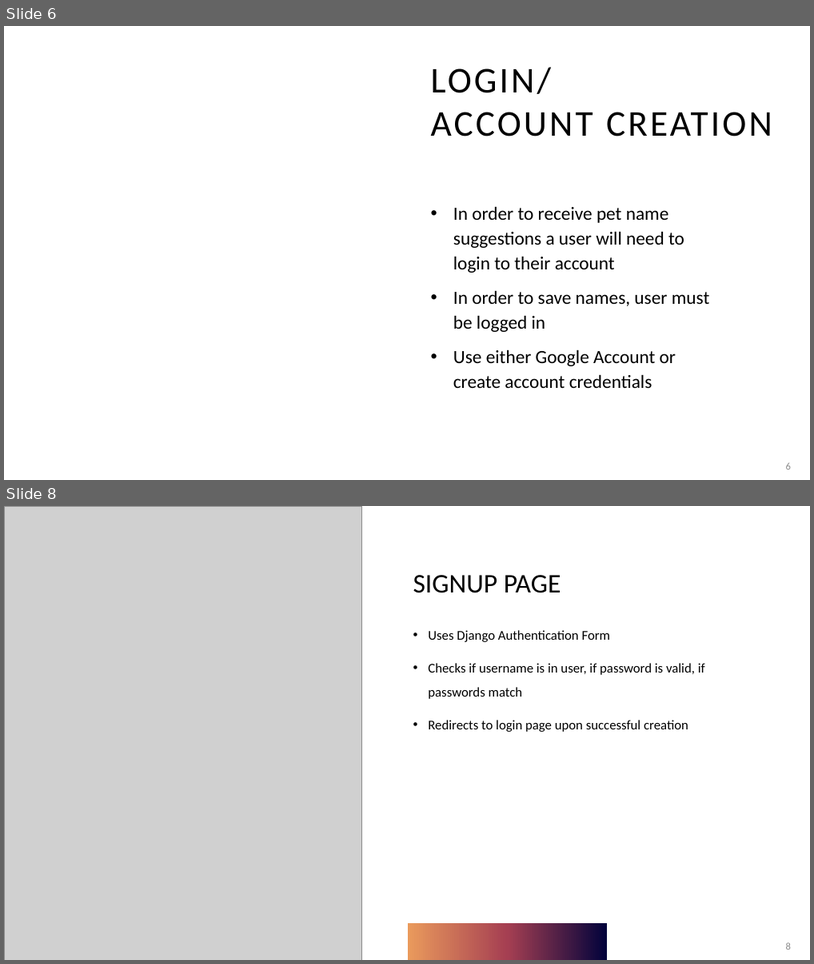
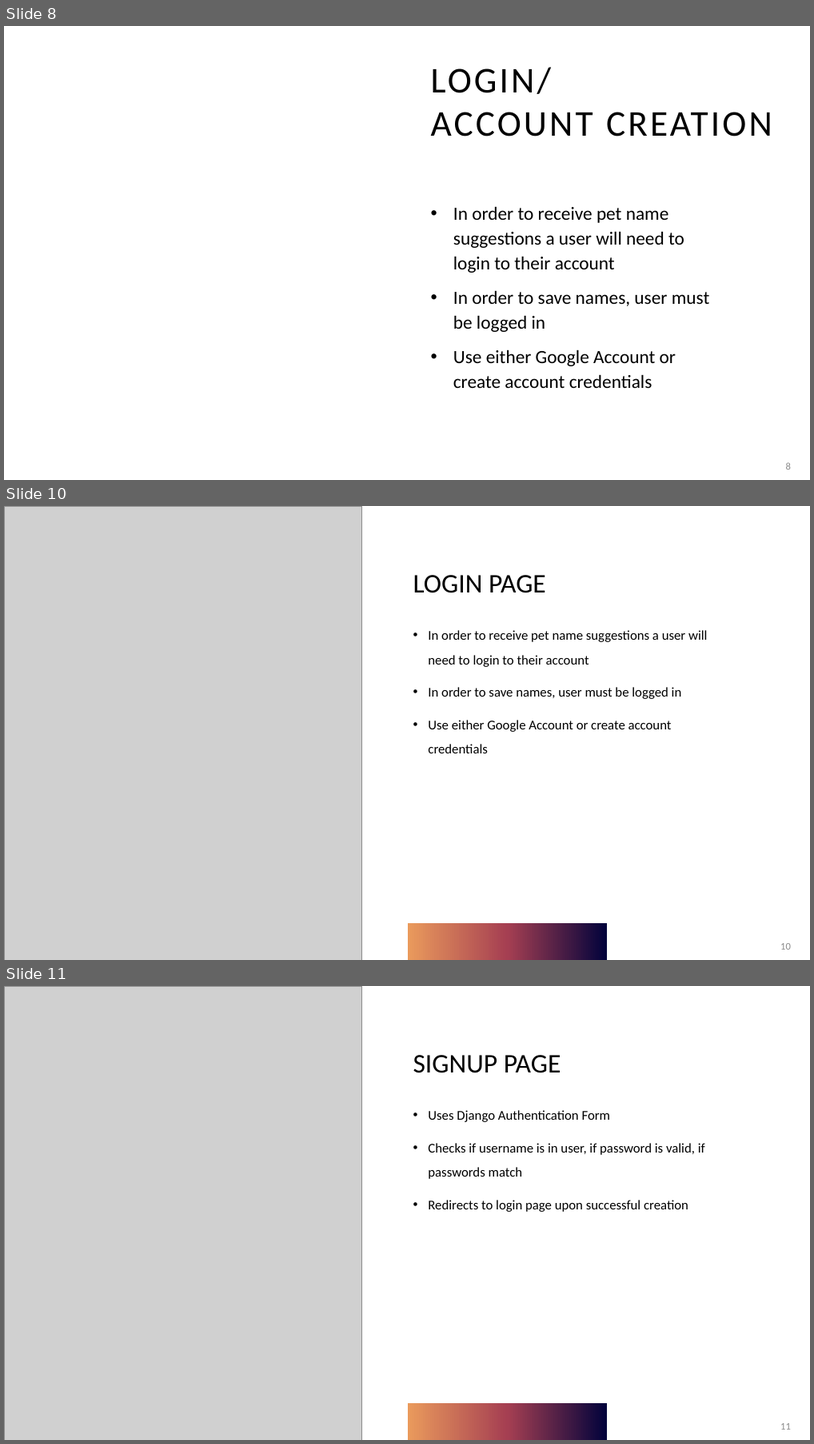
Before and after one commit to adriaonline/CPT200SP24-Team1, a slide deck: Phase 3 Docs/Phase 3 - Presentation.pptx. Shown one above the other, each under a label of ours: slides 6 and 8 before the commit, slides 8, 10 and 11 after it; the slides between them are not shown. The pictures are 814x964 and 814x1444 pixels, drawn with LibreOffice and Linux fonts; fonts in the diff are those of the drawing; grey boxes stand for pictures. Boxes give left, top, right and bottom in pixels: in the first picture for what was removed or moved away, otherwise in the second. Text is boxed around its words. In the diff, an @@ line names an element or a change of style, - is before the commit and + after.

Commit message:
Update P3 Presentation

```diff
--- a/Phase 3 Docs/Phase 3 - Presentation.pptx
+++ b/Phase 3 Docs/Phase 3 - Presentation.pptx
@@ slide 10 added at [4, 506, 810, 960], background #FFFFFF; not listed: 1 template element that a slide beside it also shows @@
@@ picture added at [4, 506, 362, 960] @@
@@ title added at [414, 575, 546, 593], 32 pt, text #000000 @@
+LOGIN PAGE
@@ text added at [428, 630, 708, 753], 16 pt, text #000000 @@
+• In order to receive pet name suggestions a user will need to login to their account
+• In order to save names, user must be logged in
+• Use either Google Account or create account credentials
@@ page number added at [781, 943, 791, 949], 12 pt, text #8C8C8C @@
+10
@@ what was slide 6 is now slide 8 @@
@@ what was slide 8 is now slide 11 @@
@@ page number at [781, 1423, 791, 1429]: text changed @@
-8
+11
```
Also in this commit, not shown: 2 slides changed, 2 other slides added.
